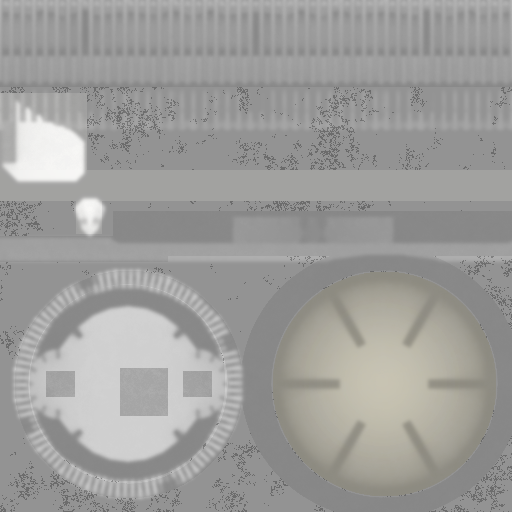
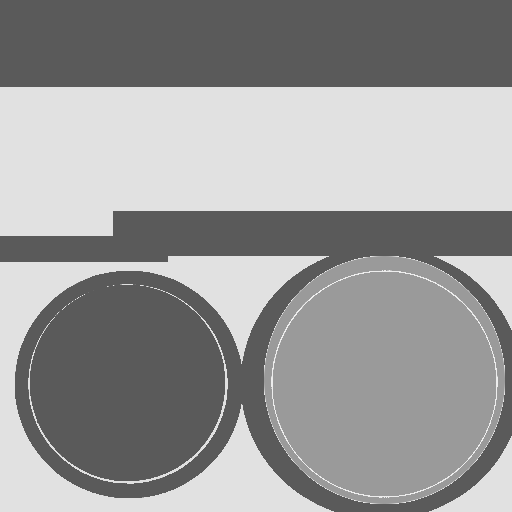
The second w=512, h=512 image is a revision of the first. Changes to its layers:
added layer "Warstwa #1" above "Warstwa" over [0, 0, 512, 512]
hid "Warstwa", opacity 35% → 100%, blend multiply → normal, painted on it over [0, 0, 512, 512]
hid "bits.png", opacity 35% → 100% over [0, 0, 512, 512]
